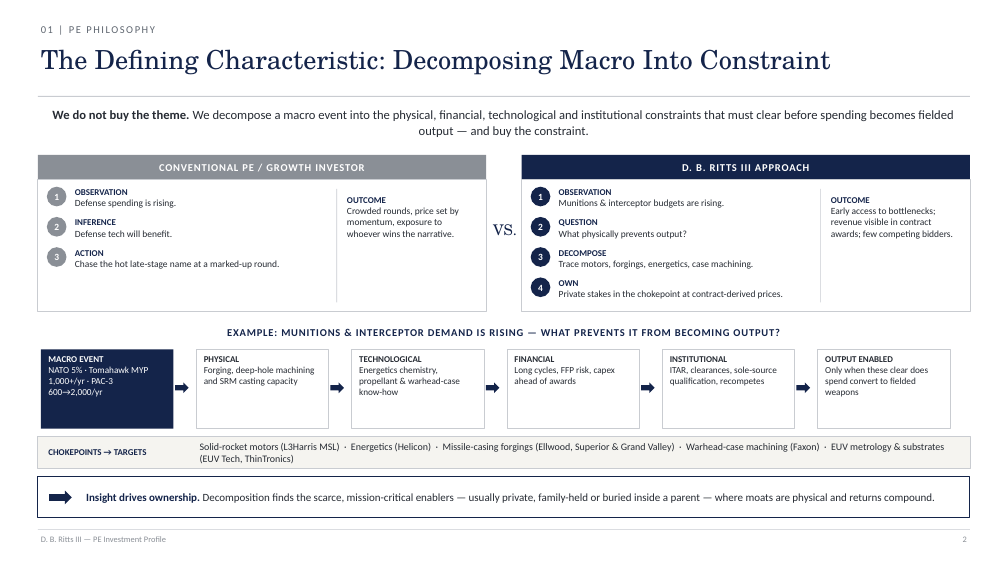
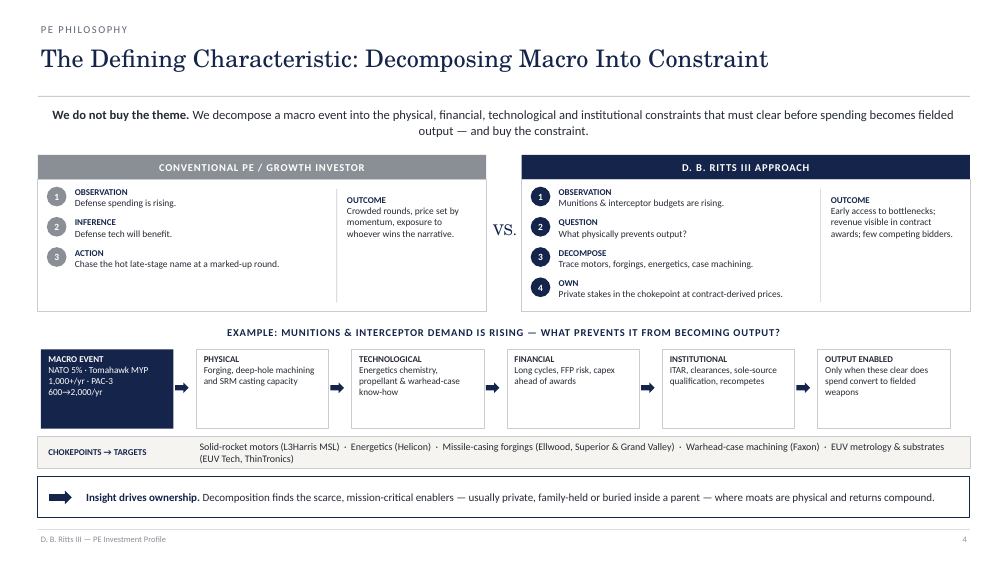
Before and after one commit to GoldmanRacks/Default, a slide deck: slide 4 of guides/D.B._Ritts_III_PE_Investment_Profile.pptx (slide 2 before the commit). Drawn at 1008x567 pixels with LibreOffice and Linux fonts; fonts in the diff are those of the drawing. Boxes give left, top, right and bottom in pixels: in the first picture for what was removed or moved away, otherwise in the second. Text is boxed around its words. In the diff, an @@ line names an element or a change of style, - is before the commit and + after.

```diff
--- a/guides/D.B._Ritts_III_PE_Investment_Profile.pptx
+++ b/guides/D.B._Ritts_III_PE_Investment_Profile.pptx
@@ text at (41,26,127,33): text changed @@
-01 | PE PHILOSOPHY
+PE PHILOSOPHY
@@ text "The Defining Characteristic: Decomposing Macro ..." at (41,49,768,72): size 25 to 23 pt @@
```
Also in this commit, not shown: 20 other slides changed, 10 slides added, 4 other files.
